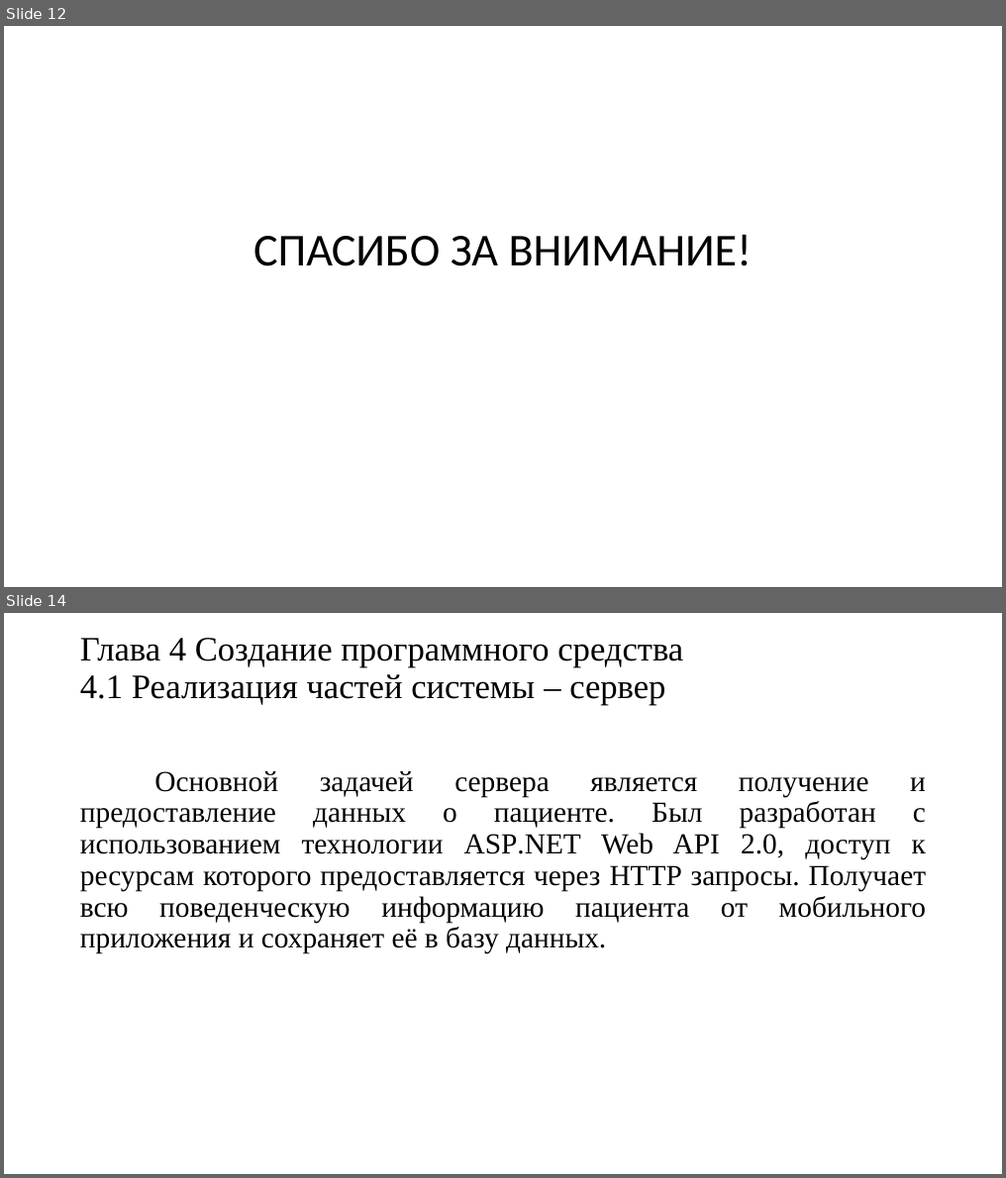
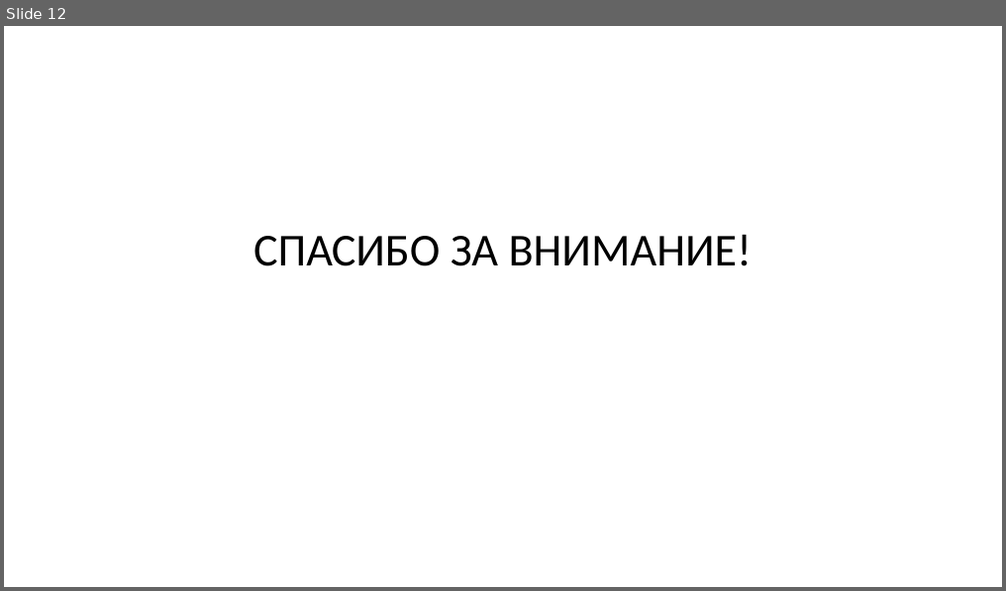
Before and after one commit to Wideweb/-digital-psychology-docs, a slide deck: Алькевич А.С/Презентация.pptx. Shown one above the other, each under a label of ours: slides 12 and 14 before the commit, slide 12 after it; the slides between them are not shown. The pictures are 1006x1178 and 1006x591 pixels, drawn with LibreOffice and Linux fonts; fonts in the diff are those of the drawing. Boxes give left, top, right and bottom in pixels: in the first picture for what was removed or moved away, otherwise in the second. Text is boxed around its words. In the diff, an @@ line names an element or a change of style, - is before the commit and + after.

```diff
--- a/Алькевич А.С/Презентация.pptx
+++ b/Алькевич А.С/Презентация.pptx
@@ slide 14 removed at (4, 613, 1002, 1174), background #FFFFFF @@
@@ title removed at (80, 638, 683, 704) @@
-Глава 4 Создание программного средства
-4.1 Реализация частей системы – сервер
@@ text removed at (80, 771, 926, 955) @@
-Основной задачей сервера является получение и предоставление данных о пациенте. Был разработан с использованием технологии ASP.NET Web API 2.0, доступ к ресурсам которого предоставляется через HTTP запросы. Получает всю поведенческую информацию пациента от мобильного приложения и сохраняет её в базу данных.
```
Also in this commit, not shown: 3 slides changed, 5 other slides removed, 7 other files.
